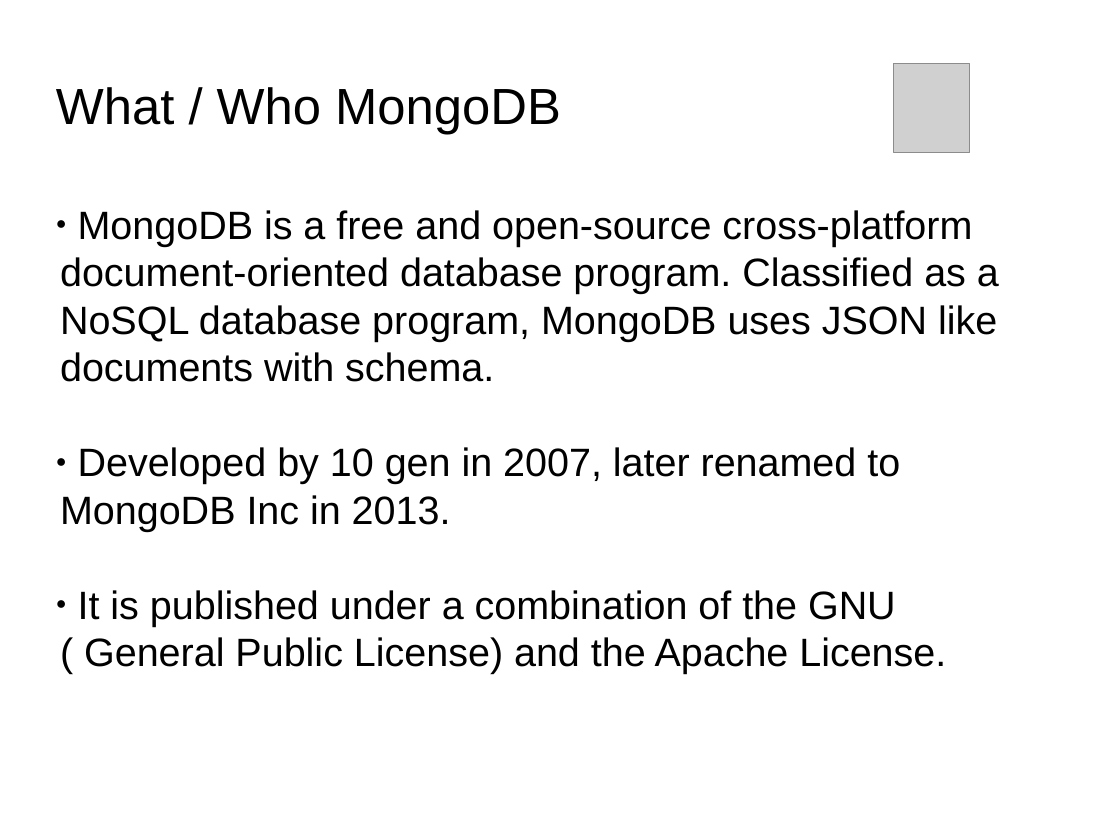
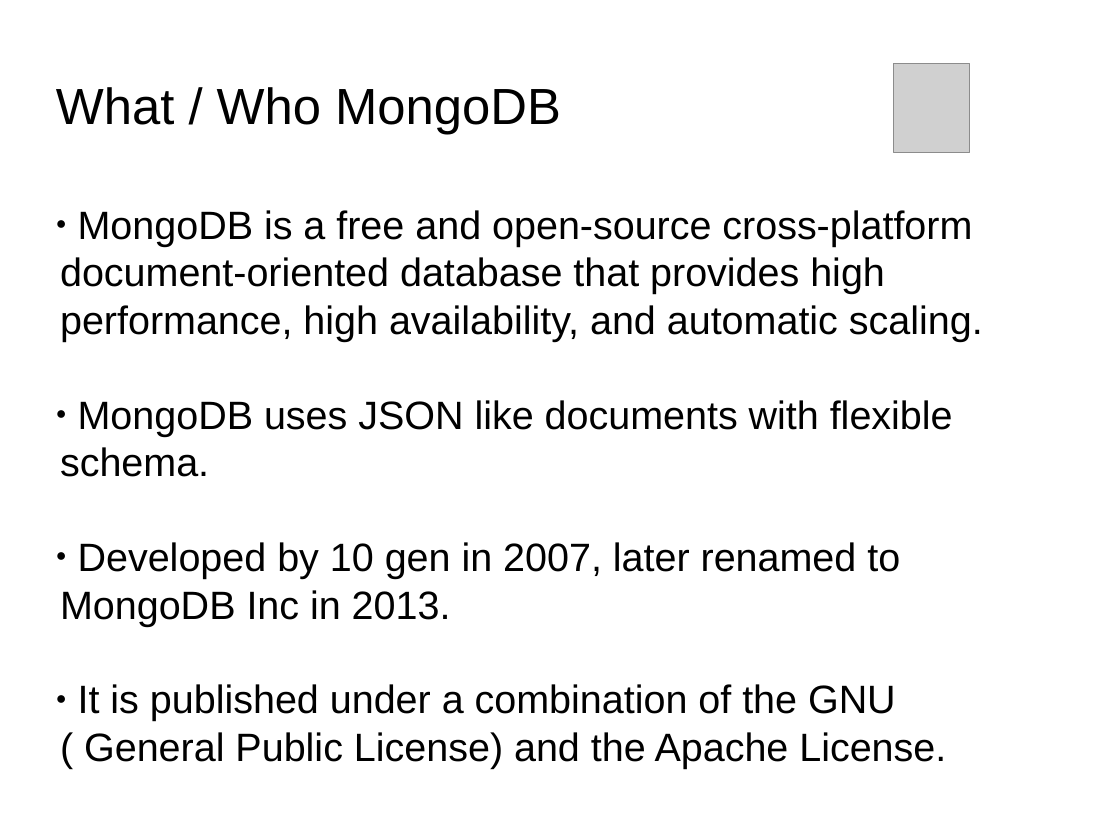
Before and after one commit to Bhakti/mongo_session, a slide deck: slide 5 of MongoDB_Session.odp. Drawn at 1120x840 pixels with LibreOffice and Linux fonts; fonts in the diff are those of the drawing; grey boxes stand for pictures; background and template pictures are left out. Boxes give left, top, right and bottom in pixels: in the first picture for what was removed or moved away, otherwise in the second. Text is boxed around its words. In the diff, an @@ line names an element or a change of style, - is before the commit and + after.

Commit message:
update to ppt

```diff
--- a/MongoDB_Session.odp
+++ b/MongoDB_Session.odp
@@ subtitle at (60,210,983,477): text changed @@
-● MongoDB is a free and open-source cross-platform document-oriented database program. Classified as a NoSQL database program, MongoDB uses JSON like documents with schema.
+● MongoDB is a free and open-source cross-platform document-oriented database that provides high performance, high availability, and automatic scaling.
+● MongoDB uses JSON like documents with flexible schema.
```
Also in this commit, not shown: 4 other slides changed, 3 slides added, 2 slides removed, 2 other files.
